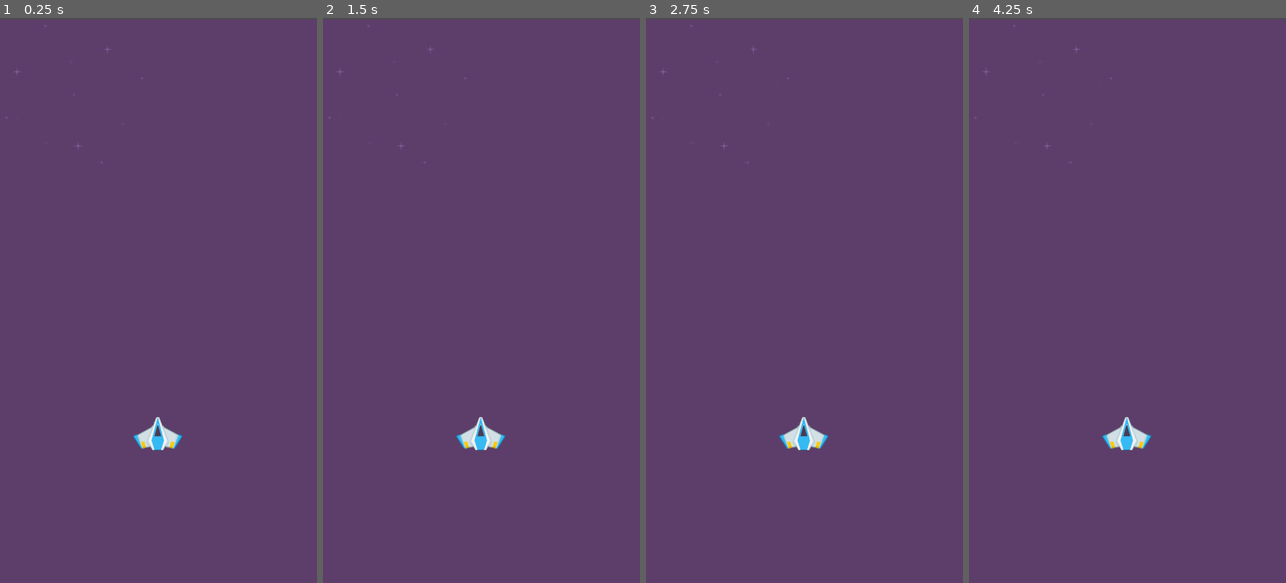
Above: before the commit, frames 1-4 (left to right).
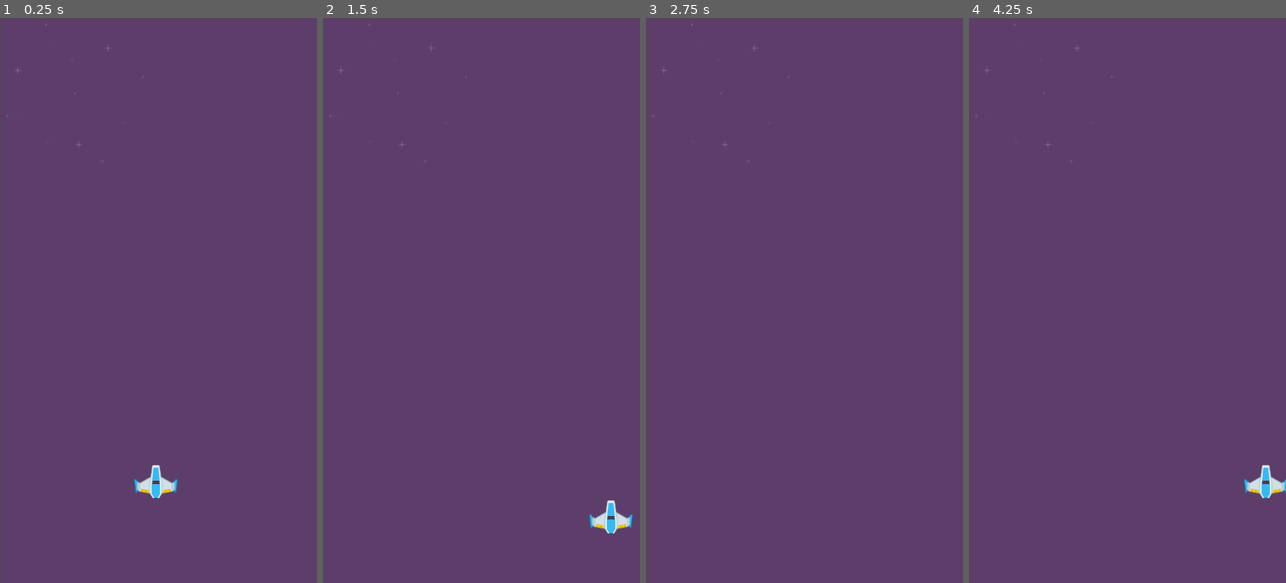
Above: after the commit, the same moments.

Repository: 286054/Proyecto2
Game: Godot game, scene res://World.tscn
The game is run twice, just before and just after one commit, with the same random seed, the same clock (stepped at 60 frames per second) and the same inputs.
Inputs:
- Up to frame 1 (0.25 s): no input
- Up to frame 2 (1.5 s): tap Enter at 0.5 s; hold D (move_right) 0.53-1.28 s; hold S (move_down) from 1.28 s (still down)
- Up to frame 3 (2.75 s): release S (move_down) at 2.03 s; hold D (move_right) from 2.03 s (still down)
- Up to frame 4 (4.25 s): tap Space at 2.75 s; release D (move_right) at 2.78 s; hold W (move_up) 2.78-3.53 s; tap Enter at 3.5 s; hold A (move_left) from 3.53 s (still down)

The runs differ from the first frame. In frame 1, 1.4% of the frame differs, in the area x 0-100%, y 0-100%; in frame 2, 1.4%; in frame 3, 1.0%; in frame 4, 1.4%.

Commit message:
adicion de jugador

Diff:
--- a/World.tscn
+++ b/World.tscn
@@ -1,14 +1,18 @@
-[gd_scene load_steps=3 format=2]
+[gd_scene load_steps=4 format=2]
 
-[ext_resource path="res://assets/purple.png" type="Texture" id=1]
-[ext_resource path="res://chracters/player/Player.tscn" type="PackedScene" id=2]
+[ext_resource path="res://characters/player/Player.tscn" type="PackedScene" id=1]
+[ext_resource path="res://assets/purple.png" type="Texture" id=2]
+[ext_resource path="res://characters/enemy/EnemySpawner.tscn" type="PackedScene" id=3]
 
 [node name="World" type="Node2D"]
 
 [node name="Bg" type="Sprite" parent="."]
-position = Vector2( 269.72, 482.284 )
-texture = ExtResource( 1 )
+position = Vector2( 1, 0 )
+texture = ExtResource( 2 )
+centered = false
 region_enabled = true
 region_rect = Rect2( 0, 0, 540, 960 )
 
-[node name="Player" parent="." instance=ExtResource( 2 )]
+[node name="EnemySpawner" parent="." instance=ExtResource( 3 )]
+
+[node name="Player" parent="." instance=ExtResource( 1 )]
--- /dev/null
+++ b/characters/enemy/Enemy.gd
@@ -0,0 +1,5 @@
+ extends Area2D
+
+export (int) var speed = 150
+func _physics_process(delta):
+	global_position.y += speed * delta
--- /dev/null
+++ b/characters/enemy/Enemy.tscn
@@ -0,0 +1,17 @@
+[gd_scene load_steps=4 format=2]
+
+[ext_resource path="res://assets/enemyBlack2.png" type="Texture" id=1]
+[ext_resource path="res://characters/enemy/Enemy.gd" type="Script" id=2]
+
+[sub_resource type="CircleShape2D" id=1]
+radius = 30.8232
+
+[node name="Enemy" type="Area2D"]
+script = ExtResource( 2 )
+
+[node name="Sprite" type="Sprite" parent="."]
+scale = Vector2( 0.7, 0.7 )
+texture = ExtResource( 1 )
+
+[node name="CollisionShape2D" type="CollisionShape2D" parent="."]
+shape = SubResource( 1 )
--- /dev/null
+++ b/characters/enemy/EnemySpawner.gd
@@ -0,0 +1,18 @@
+extends Node2D
+
+var spawn_positions = null
+
+var Enemy = preload("res://characters/enemy/Enemy.tscn")
+
+func _ready():
+	randomize()
+	spawn_positions = $SpawnPositions.get_children()
+
+func spawn_enemy():
+	var index = randi() % spawn_positions.size()
+	var enemy = Enemy.instance()
+	enemy.global_position = spawn_positions[index].global_position
+	add_child(enemy)
+
+func _on_SpawnTimer_timeout():
+	spawn_enemy()
--- /dev/null
+++ b/characters/enemy/EnemySpawner.tscn
@@ -0,0 +1,26 @@
+[gd_scene load_steps=2 format=2]
+
+[ext_resource path="res://characters/enemy/EnemySpawner.gd" type="Script" id=1]
+
+[node name="EnemySpawner" type="Node2D"]
+script = ExtResource( 1 )
+
+[node name="SpawnPositions" type="Node2D" parent="."]
+
+[node name="SpawnPosition_01" type="Position2D" parent="SpawnPositions"]
+position = Vector2( 70, 0 )
+
+[node name="SpawnPosition_02" type="Position2D" parent="SpawnPositions"]
+position = Vector2( 170, 0 )
+
+[node name="SpawnPosition_03" type="Position2D" parent="SpawnPositions"]
+position = Vector2( 270, 0 )
+
+[node name="SpawnPosition_04" type="Position2D" parent="SpawnPositions"]
+position = Vector2( 370, 0 )
+
+[node name="SpawnPosition_05" type="Position2D" parent="SpawnPositions"]
+position = Vector2( 470, 0 )
+
+[node name="SpawnTimer" type="Timer" parent="."]
+wait_time = 1.5
--- /dev/null
+++ b/characters/player/Player.gd
@@ -0,0 +1,11 @@
+extends Area2D
+
+var speed = 300
+
+var input_vector = Vector2.ZERO
+
+func _physics_process(delta):
+	input_vector.x = Input.get_action_strength("move_right") - Input.get_action_strength("move_left")
+	input_vector.y = Input.get_action_strength("move_down") - Input.get_action_strength("move_up")
+
+	global_position += input_vector * speed * delta
--- /dev/null
+++ b/characters/player/Player.tscn
@@ -0,0 +1,15 @@
+[gd_scene load_steps=3 format=2]
+
+[ext_resource path="res://assets/playerShip1_blue.png" type="Texture" id=1]
+[ext_resource path="res://characters/player/Player.gd" type="Script" id=2]
+
+[node name="Player" type="Area2D"]
+script = ExtResource( 2 )
+
+[node name="Sprite" type="Sprite" parent="."]
+position = Vector2( 265.584, 788.011 )
+scale = Vector2( 0.75, 0.75 )
+texture = ExtResource( 1 )
+
+[node name="CollisionPolygon2D" type="CollisionPolygon2D" parent="."]
+polygon = PoolVector2Array( 228.768, 783.579, 232.119, 783.579, 233.795, 787.6, 239.491, 789.276, 255.911, 778.887, 259.597, 759.452, 271.996, 760.457, 274.342, 778.217, 292.102, 788.605, 297.128, 787.6, 299.139, 783.579, 302.49, 783.914, 301.15, 805.36, 299.474, 807.706, 296.793, 804.02, 292.772, 805.695, 275.682, 808.041, 271.996, 816.419, 259.262, 816.419, 255.576, 809.046, 238.151, 805.36, 234.8, 803.35, 231.784, 806.366 )
--- a/chracters/player/Player.gd
+++ /dev/null
@@ -1,11 +0,0 @@
-extends Area2D
-
-var speed = 300
-
-var input_vector = Vector2.ZERO
-
-func _physics_process(delta):
-		input_vector.x = Input.get_action_strength("move_right") - Input.get_action_strength("move_left")
-		input_vector.y = Input.get_action_strength("move_down") - Input.get_action_strength("move_up")
-
-		global_position *= input_vector * speed * delta
--- a/chracters/player/Player.tscn
+++ /dev/null
@@ -1,18 +0,0 @@
-[gd_scene load_steps=3 format=2]
-
-[ext_resource path="res://assets/playerShip2_blue.png" type="Texture" id=1]
-[ext_resource path="res://chracters/player/Player.gd" type="Script" id=2]
-
-[node name="Player" type="Area2D"]
-script = ExtResource( 2 )
-
-[node name="Sprite" type="Sprite" parent="."]
-
-[node name="CollisionPolygon2D" type="CollisionPolygon2D" parent="."]
-position = Vector2( 64.2554, 115.159 )
-scale = Vector2( 0.75, 0.75 )
-polygon = PoolVector2Array( 217.286, 793.209, 259.866, 771.364, 268.012, 750.999, 275.417, 749.518, 283.933, 768.031, 328.211, 793.281, 310.799, 822.664, 288.308, 817.949, 285.768, 825.929, 260.375, 825.929, 256.022, 817.949, 236.07, 823.39 )
-
-[node name="playerShip2_blue" type="Sprite" parent="CollisionPolygon2D"]
-position = Vector2( 272.921, 788.424 )
-texture = ExtResource( 1 )
--- a/project.godot
+++ b/project.godot
@@ -10,7 +10,7 @@
 
 [application]
 
-config/name="Proyecto A Ma"
+config/name="Proyecto Def"
 run/main_scene="res://World.tscn"
 config/icon="res://icon.png"
 
@@ -50,6 +50,12 @@
  ]
 }
 
+[layer_names]
+
+2d_physics/layer_1="env"
+2d_physics/layer_2="player"
+2d_physics/layer_3="enemies"
+
 [physics]
 
 common/enable_pause_aware_picking=true
Binary file added: assets/enemyBlack2.png
Not shown, added: assets/enemyBlack2.png.import
Binary file added: assets/playerShip1_blue.png
Not shown, added: assets/playerShip1_blue.png.import
